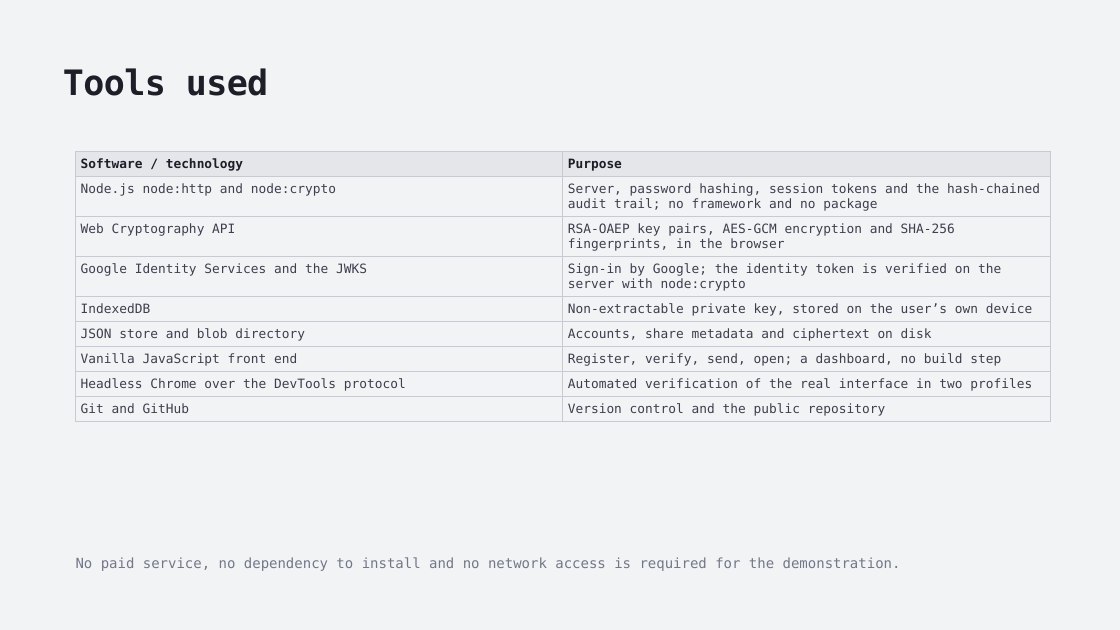
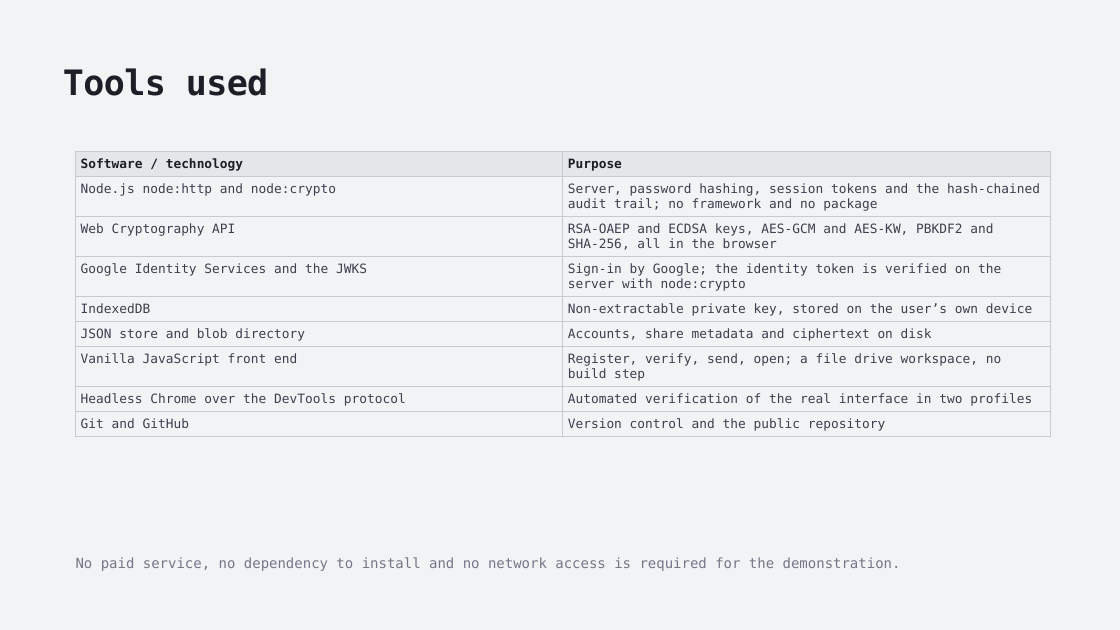
Before and after one commit to aswathas/sugan-project, a slide deck: slide 14 of report/SecureShare-REVIEW-3.pptx. Drawn at 1120x630 pixels with LibreOffice and Linux fonts; fonts in the diff are those of the drawing. Boxes give left, top, right and bottom in pixels: in the first picture for what was removed or moved away, otherwise in the second. Text is boxed around its words. In the diff, an @@ line names an element or a change of style, - is before the commit and + after.

```diff
--- a/report/SecureShare-REVIEW-3.pptx
+++ b/report/SecureShare-REVIEW-3.pptx
@@ table at box(76, 151, 1050, 435) @@
-row 3, column 2: RSA-OAEP key pairs, AES-GCM encryption and SHA-256 fingerprints, in the browser
+row 3, column 2: RSA-OAEP and ECDSA keys, AES-GCM and AES-KW, PBKDF2 and SHA-256, all in the browser
-row 7, column 2: Register, verify, send, open; a dashboard, no build step
+row 7, column 2: Register, verify, send, open; a file drive workspace, no build step
```
Also in this commit, not shown: 2 other slides changed, 17 other files.
